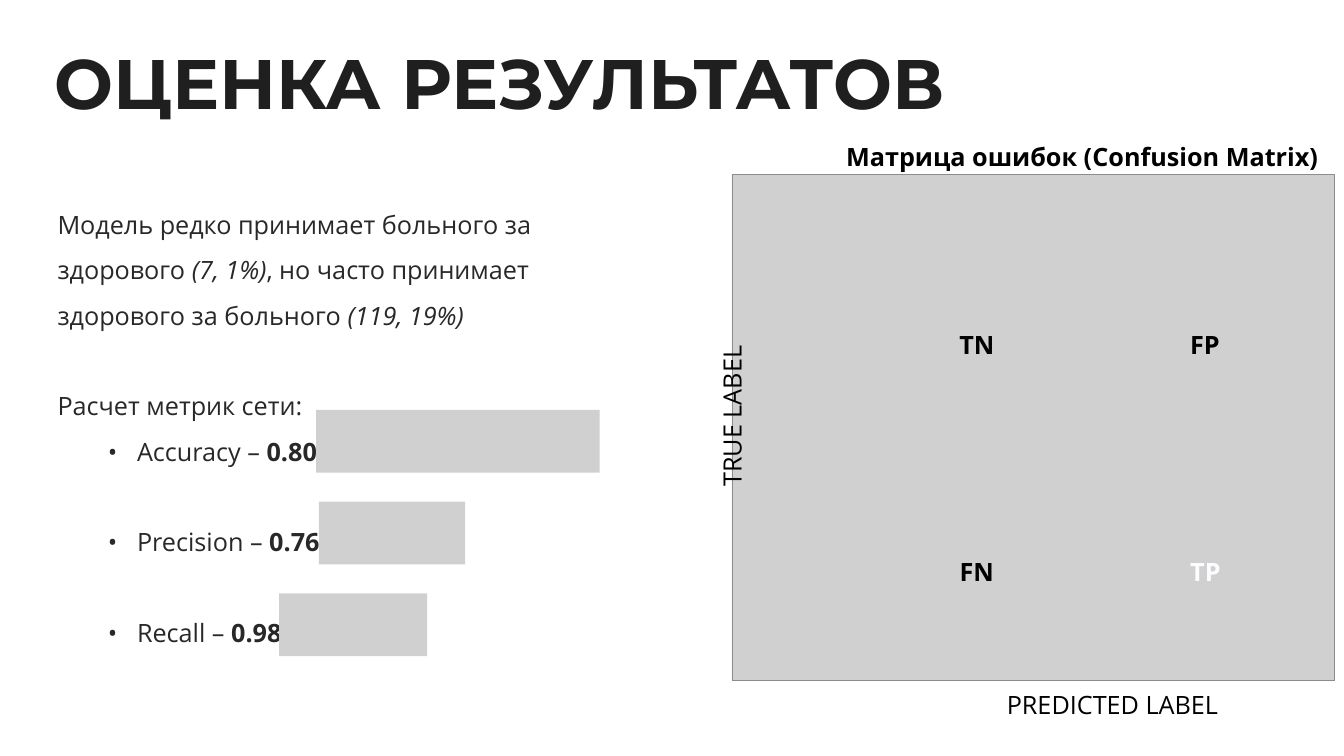
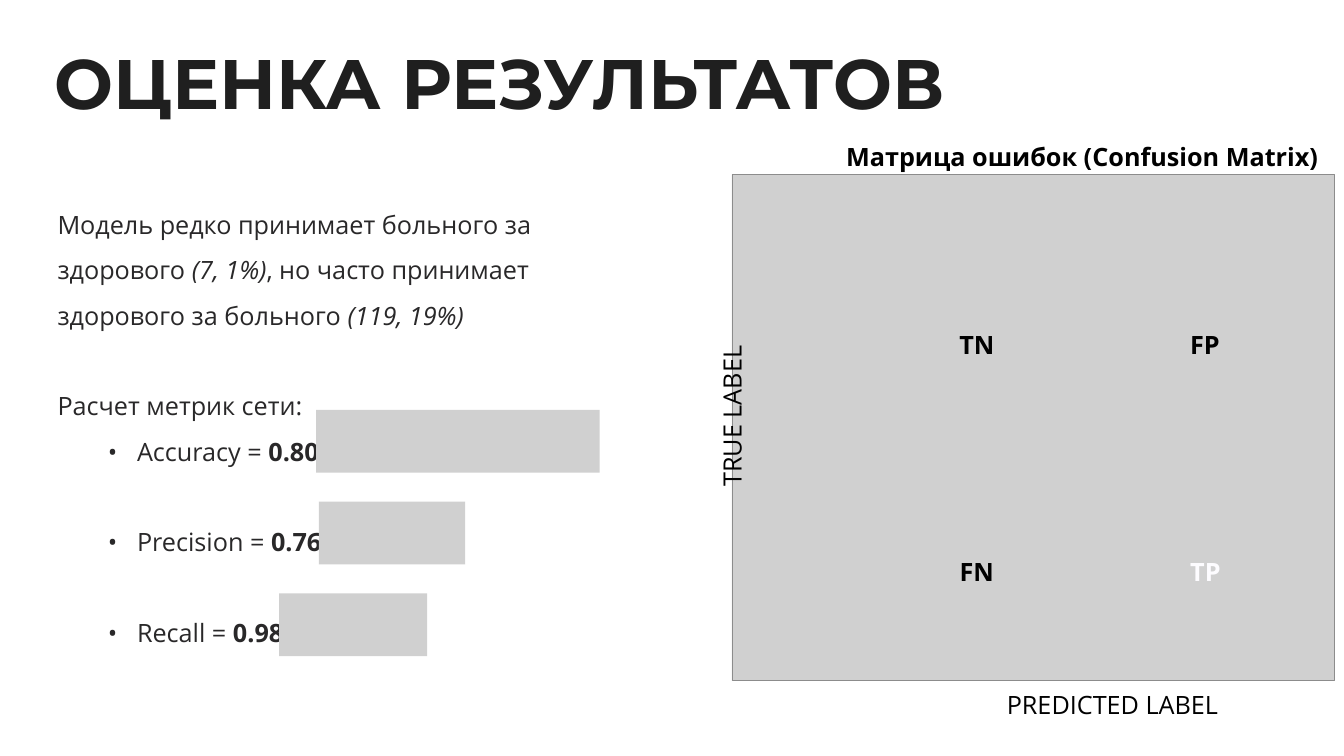
Before and after one commit to dsyt17/works, a slide deck: slide 12 of Курсовая Гончаров презентация2.pptx (slide 13 before the commit). Drawn at 1344x756 pixels with LibreOffice and Linux fonts; fonts in the diff are those of the drawing; grey boxes stand for pictures. Boxes give left, top, right and bottom in pixels: in the first picture for what was removed or moved away, otherwise in the second. Text is boxed around its words. In the diff, an @@ line names an element or a change of style, - is before the commit and + after.

```diff
--- a/Курсовая Гончаров презентация2.pptx
+++ b/Курсовая Гончаров презентация2.pptx
@@ text at [137,437,321,649]: text changed @@
-• Accuracy – 0.80
-• Precision – 0.76
-• Recall – 0.98
+• Accuracy = 0.80
+• Precision = 0.76
+• Recall = 0.98
```
Also in this commit, not shown: 1 slide added, 2 slides removed.
